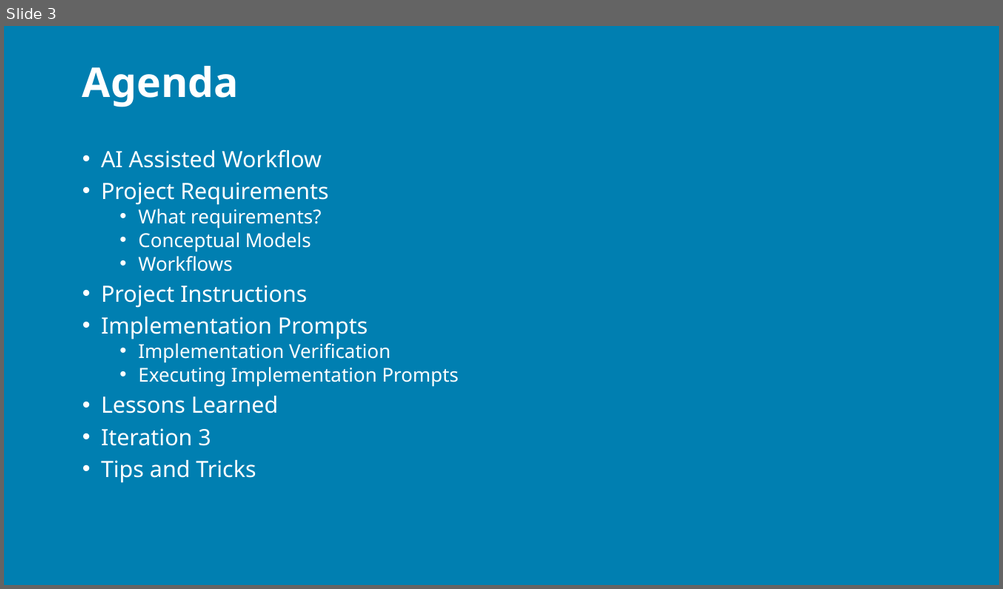
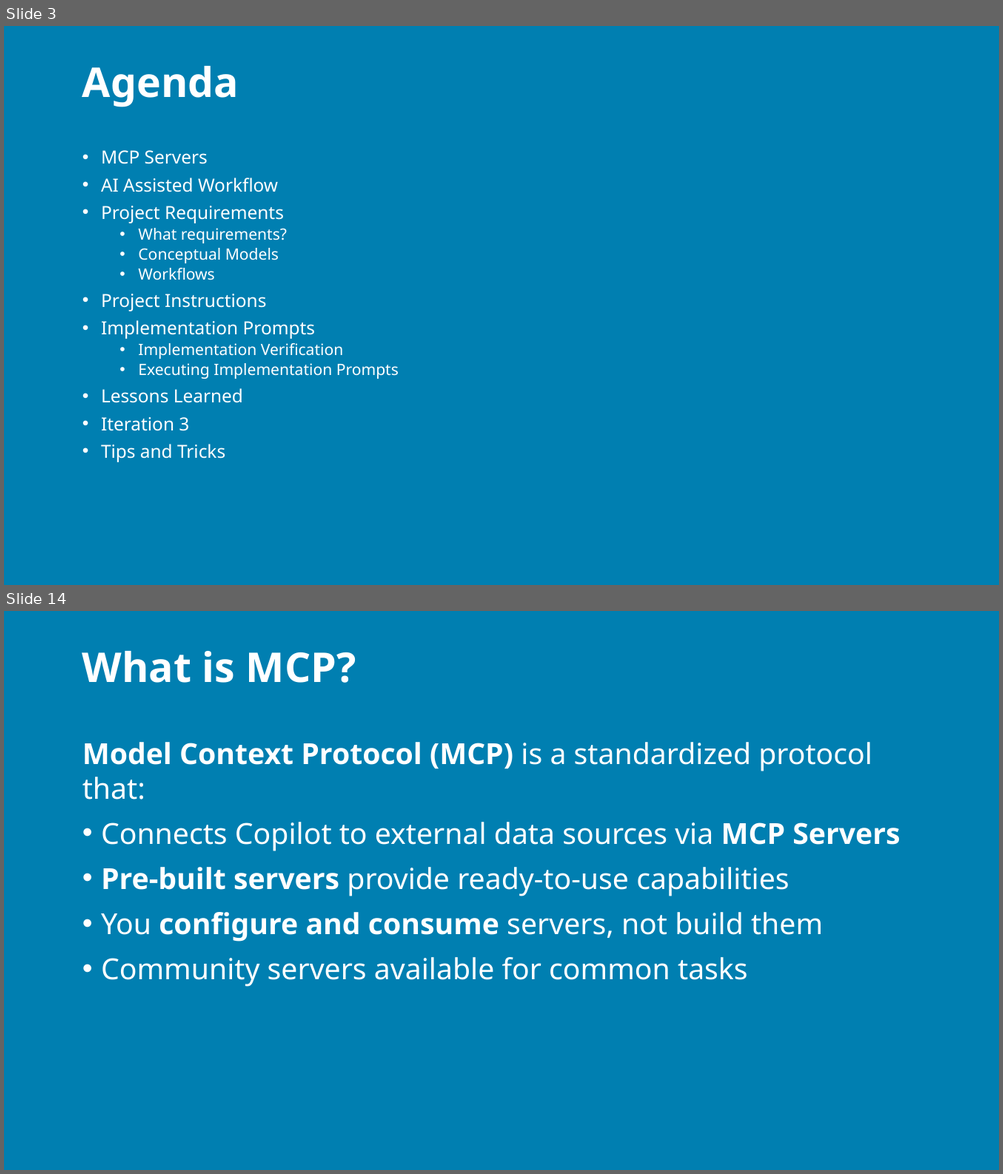
Before and after one commit to j0hnnymiller/AI-Assisted-Software-Development, a slide deck: Slides/AIASD-Greenfield-slides.pptx. Shown one above the other, each under a label of ours: slide 3 before the commit, slides 3 and 14 after it; the slides between them are not shown. The pictures are 1003x589 and 1003x1174 pixels, drawn with LibreOffice and Linux fonts; fonts in the diff are those of the drawing; background and template pictures are left out. Boxes give left, top, right and bottom in pixels: in the first picture for what was removed or moved away, otherwise in the second. Text is boxed around its words. In the diff, an @@ line names an element or a change of style, - is before the commit and + after.

```diff
--- a/Slides/AIASD-Greenfield-slides.pptx
+++ b/Slides/AIASD-Greenfield-slides.pptx
@@ slide 14 added at <box>4,611,999,1170</box>, background picture (left out) @@
@@ title added at <box>82,651,356,683</box>, 29.7 pt, text #FFFFFF, bold @@
+What is MCP?
@@ text added at <box>82,742,899,987</box>, 21 pt, text #FFFFFF @@
+Model Context Protocol (MCP) is a standardized protocol that:
+• Connects Copilot to external data sources via MCP Servers
+• Pre-built servers provide ready-to-use capabilities
+• You configure and consume servers, not build them
+• Community servers available for common tasks
@@ slide 3 changed as well @@
@@ text at <box>101,150,208,164</box>: paragraph added @@
+• MCP Servers
@@ text at <box>101,178,398,463</box>: size 16.3 to 13.1 pt in "AI Assisted Workflow", "Project Requirements", "Project Instructions", "Implementation Prompts" and 3 more places; size 13.9 to 11.2 pt in "What requirements?", "Conceptual Models", "Workflows", "Implementation Verification" and 1 more places @@
```
Also in this commit, not shown: 4 other slides changed, 32 other slides added, 1 slide removed.
